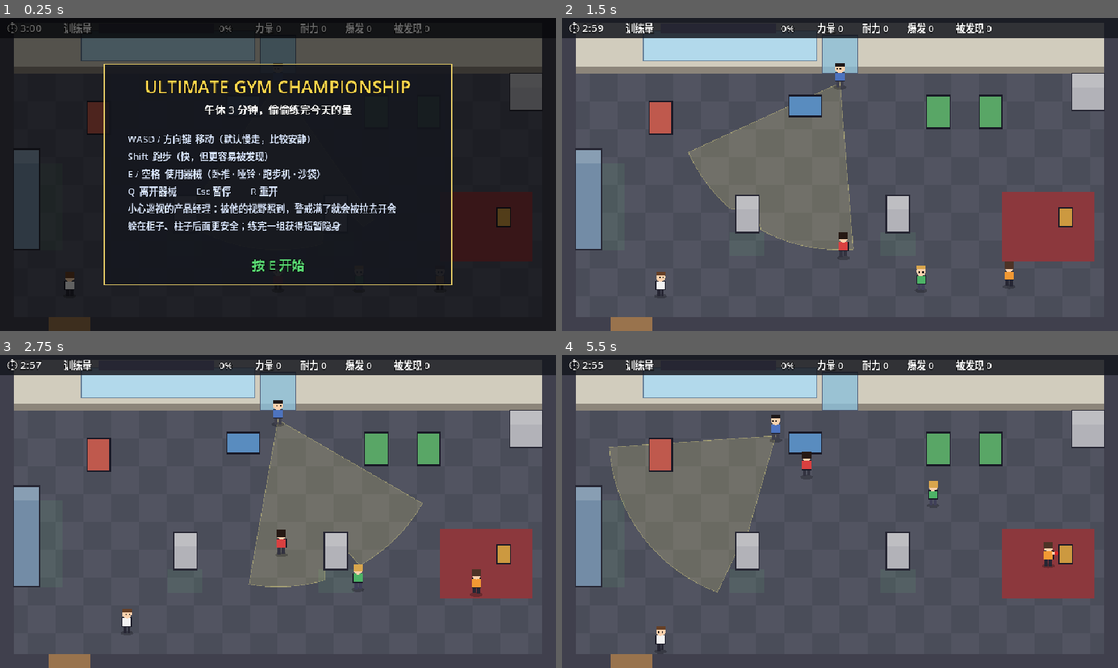
Above: before the commit, frames 1-4 (two rows, left to right).
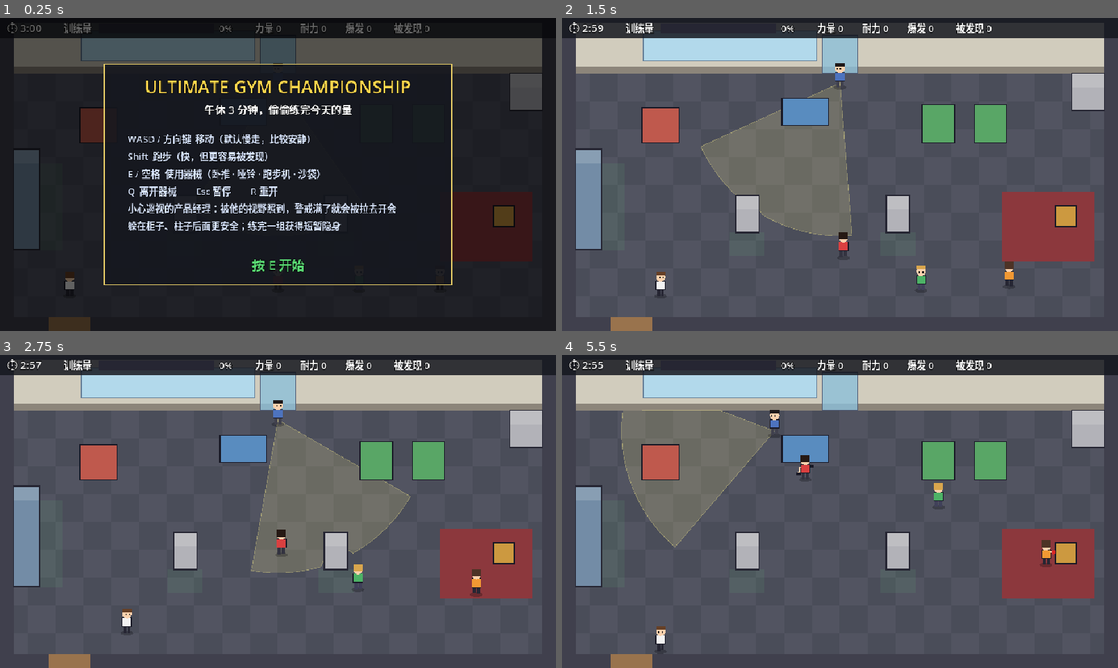
Above: after the commit, the same moments.

Repository: Astro-wen/ultimate-gym-championship
Game: Godot game, scene res://scenes/main.tscn
Same seed, same stepped clock (60 frames per second), same inputs: the game is played once before the commit and once after it.
Inputs (mouse positions are in pixels of both pictures, inside the frame that each line leads up to):
- Up to frame 1 (0.25 s): no input
- Up to frame 2 (1.5 s): tap Enter at 0.5 s; move the mouse to (962, 158) at 0.52 s; hold D (move_right) 0.53-1.25 s; hold E (interact) 0.53-1.25 s; click (962, 158) at 0.67 s; drag from (728, 190) to (612, 205) at 1.27 s
- Up to frame 3 (2.75 s): move the mouse to (333, 442) at 2.02 s; hold D (move_right) from 2.03 s (still down); hold E (interact) from 2.03 s (still down); tap Q (leave) at 2.1 s
- Up to frame 4 (5.5 s): release D (move_right) at 2.75 s; release E (interact) at 2.75 s; drag from (812, 574) to (673, 464) at 2.77 s; move the mouse to (1006, 558) at 3.52 s; hold A (move_left) 3.53-4.25 s; hold E (interact) 3.53-4.25 s; drag from (673, 464) to (895, 580) at 4.27 s; move the mouse to (867, 511) at 5.02 s; hold S (move_down) from 5.03 s (still down); hold E (interact) from 5.03 s (still down); tap Q (leave) at 5.1 s; click (867, 511) at 5.17 s

The runs differ from the first frame. In frame 1, 0.4% of the frame differs, in the area x 14-93%, y 26-67%; in frame 2, 3.7%; in frame 3, 3.8%; in frame 4, 9.8%, in the area x 8-93%, y 17-76%.

Commit message:
feat(D5): real art + synthesized audio + balance
- player uses the AI exercise poses (tall/ set, anchored per StationData)
- LocalArt: LimeZu equipment/character sheets load only if present locally
  (gitignored); clean clones fall back to placeholder drawing
- NPC station poses from their own walk sheet + drawn props
- StationData: base_texture_path, pose_anchor, pose_loop; layout nudged
- Sfx: chiptune effects (rep, miss, set, alarm, push, heartbeat by alert,
  start/win/lose) and a looping BGM, all synthesized in code
- stealth balance: base_rise 0.6, view range 264px, 2.5s grace after respawn

Co-Authored-By: Claude Opus 5.5 <noreply@anthropic.com>

Diff:
--- a/data/stations/bench_press.tres
+++ b/data/stations/bench_press.tres
@@ -1,6 +1,7 @@
-[gd_resource type="Resource" script_class="StationData" format=3]
+[gd_resource type="Resource" script_class="StationData" load_steps=3 format=3]
 
 [ext_resource type="Script" path="res://scripts/stations/station_data.gd" id="1_sd"]
+[ext_resource type="Texture2D" path="res://assets/characters/generated/tall/char_worker_bench_press_2f_ai_v1.png" id="2_pose"]
 
 [resource]
 script = ExtResource("1_sd")
@@ -18,7 +19,14 @@
 noise = 0.5
 exposure = 1.4
 anim_name = &"bench_press"
-anchor_offsets = Array[Vector2]([Vector2(0, -14)])
-exit_offset = Vector2(0, 30)
-footprint = Vector2(40, 40)
+base_texture_path = "res://assets/sheets/interiors/int05_gym_equipment_768.png"
+base_region = Rect2(440, 350, 80, 114)
+pose_texture = ExtResource("2_pose")
+pose_frames = 2
+pose_frame_size = Vector2i(96, 72)
+pose_anchor = Vector2(48, 71)
+pose_loop = false
+anchor_offsets = Array[Vector2]([Vector2(0, -16)])
+exit_offset = Vector2(0, 26)
+footprint = Vector2(64, 44)
 placeholder_color = Color(0.75, 0.35, 0.3, 1)
--- a/data/stations/dumbbell_curl.tres
+++ b/data/stations/dumbbell_curl.tres
@@ -1,6 +1,7 @@
-[gd_resource type="Resource" script_class="StationData" format=3]
+[gd_resource type="Resource" script_class="StationData" load_steps=3 format=3]
 
 [ext_resource type="Script" path="res://scripts/stations/station_data.gd" id="1_sd"]
+[ext_resource type="Texture2D" path="res://assets/characters/generated/tall/char_worker_dumbbell_curl_2f_ai_v1.png" id="2_pose"]
 
 [resource]
 script = ExtResource("1_sd")
@@ -18,7 +19,14 @@
 noise = 0.3
 exposure = 1.2
 anim_name = &"dumbbell_curl"
-anchor_offsets = Array[Vector2]([Vector2(0, 26)])
+base_texture_path = "res://assets/sheets/interiors/int05_gym_equipment_768.png"
+base_region = Rect2(532, 680, 88, 84)
+pose_texture = ExtResource("2_pose")
+pose_frames = 2
+pose_frame_size = Vector2i(48, 96)
+pose_anchor = Vector2(24, 96)
+pose_loop = false
+anchor_offsets = Array[Vector2]([Vector2(0, 30)])
 exit_offset = Vector2(0, 34)
-footprint = Vector2(56, 20)
+footprint = Vector2(80, 30)
 placeholder_color = Color(0.35, 0.55, 0.75, 1)
--- a/data/stations/punching_bag.tres
+++ b/data/stations/punching_bag.tres
@@ -1,6 +1,7 @@
-[gd_resource type="Resource" script_class="StationData" format=3]
+[gd_resource type="Resource" script_class="StationData" load_steps=3 format=3]
 
 [ext_resource type="Script" path="res://scripts/stations/station_data.gd" id="1_sd"]
+[ext_resource type="Texture2D" path="res://assets/characters/generated/tall/char_worker_punching_bag_2f_ai_v1.png" id="2_pose"]
 
 [resource]
 script = ExtResource("1_sd")
@@ -18,7 +19,14 @@
 noise = 0.8
 exposure = 1.3
 anim_name = &"punching_bag"
-anchor_offsets = Array[Vector2]([Vector2(-30, 4)])
-exit_offset = Vector2(-30, 34)
-footprint = Vector2(24, 16)
+base_texture_path = "res://assets/sheets/interiors/int05_gym_equipment_768.png"
+base_region = Rect2(288, 300, 48, 122)
+pose_texture = ExtResource("2_pose")
+pose_frames = 2
+pose_frame_size = Vector2i(64, 96)
+pose_anchor = Vector2(26, 96)
+pose_loop = false
+anchor_offsets = Array[Vector2]([Vector2(-34, 2)])
+exit_offset = Vector2(-40, 30)
+footprint = Vector2(36, 20)
 placeholder_color = Color(0.8, 0.6, 0.25, 1)
--- a/data/stations/treadmill.tres
+++ b/data/stations/treadmill.tres
@@ -1,6 +1,7 @@
-[gd_resource type="Resource" script_class="StationData" format=3]
+[gd_resource type="Resource" script_class="StationData" load_steps=3 format=3]
 
 [ext_resource type="Script" path="res://scripts/stations/station_data.gd" id="1_sd"]
+[ext_resource type="Texture2D" path="res://assets/characters/generated/tall/char_worker_treadmill_4f_ai_v1.png" id="2_pose"]
 
 [resource]
 script = ExtResource("1_sd")
@@ -18,7 +19,14 @@
 noise = 0.2
 exposure = 1.6
 anim_name = &"treadmill"
-anchor_offsets = Array[Vector2]([Vector2(0, -16)])
-exit_offset = Vector2(0, 30)
-footprint = Vector2(40, 40)
+base_texture_path = "res://assets/sheets/interiors/int05_gym_equipment_768.png"
+base_region = Rect2(664, 612, 64, 116)
+pose_texture = ExtResource("2_pose")
+pose_frames = 4
+pose_frame_size = Vector2i(64, 96)
+pose_anchor = Vector2(34, 96)
+pose_loop = true
+anchor_offsets = Array[Vector2]([Vector2(0, -14)])
+exit_offset = Vector2(0, 26)
+footprint = Vector2(56, 50)
 placeholder_color = Color(0.35, 0.65, 0.4, 1)
--- a/scripts/actors/actor_visual.gd
+++ b/scripts/actors/actor_visual.gd
@@ -9,6 +9,8 @@
 ## Sheet origin (in cells) of this character inside a multi-character sheet.
 var walk_origin: Vector2i = Vector2i.ZERO
 var actor: ActorBody
+## Draw the station's AI pose sprites (the player); NPCs use their own sheet.
+var use_pose_art: bool = false
 var _walk_t: float = 0.0
 
 
@@ -36,7 +38,7 @@
 	var b: String = actor.bubble()
 	if b != "":
 		var font: Font = ThemeDB.fallback_font
-		var top: Vector2 = Vector2(0, -58)
+		var top: Vector2 = Vector2(0, -84 if walk_sheet != null else -58)
 		draw_circle(top, 10.0, Color.WHITE)
 		draw_arc(top, 10.0, 0.0, TAU, 20, Color(0.1, 0.1, 0.15), 1.5)
 		var col: Color = Color(0.9, 0.15, 0.1) if b != "?" else Color(0.9, 0.6, 0.1)
@@ -67,6 +69,36 @@
 	draw_texture_rect_region(walk_sheet, Rect2(Vector2(-cell.x * 0.5, -cell.y + 4.0), cell), src)
 
 
+func _sheet_frame(col: int, row: int, offset: Vector2 = Vector2.ZERO) -> void:
+	var cell := Vector2(walk_cell)
+	var src := Rect2(Vector2((walk_origin.x + col) * walk_cell.x, (walk_origin.y + row) * walk_cell.y), cell)
+	draw_texture_rect_region(walk_sheet, Rect2(Vector2(-cell.x * 0.5, -cell.y + 4.0) + offset, cell), src)
+
+
+## NPC poses built from their own walk sheet plus drawn props.
+func _draw_pose_sheet(d: StationData, t: float) -> void:
+	var iron := Color(0.22, 0.22, 0.28)
+	match d.minigame:
+		&"hold_release":
+			_sheet_frame(1, 0)
+			var y: float = lerpf(-62.0, -42.0, t)
+			draw_line(Vector2(-26, y), Vector2(26, y), Color(0.75, 0.75, 0.8), 2.0)
+			draw_rect(Rect2(-31, y - 7, 6, 14), iron)
+			draw_rect(Rect2(25, y - 7, 6, 14), iron)
+		&"alternate":
+			_sheet_frame(1, 0)
+			var y2: float = lerpf(-26.0, -42.0, t)
+			draw_rect(Rect2(-20, y2, 8, 5), iron)
+			draw_rect(Rect2(12, -26.0 - (-26.0 - y2) * 0.3, 8, 5), iron)
+		&"rhythm":
+			_sheet_frame([0, 1, 2, 1][int(t * 4.0) % 4], 3, Vector2(0, -absf(sin(t * TAU)) * 2.0))
+		&"timing":
+			_sheet_frame(1, 2)
+			draw_circle(Vector2(lerpf(6.0, 18.0, t), -36), 4.0, Color(0.85, 0.15, 0.15))
+		_:
+			_draw_walk_sheet()
+
+
 func _draw_standing() -> void:
 	var bob: float = 0.0
 	var step: float = 0.0
@@ -94,10 +126,14 @@
 
 func _draw_pose(d: StationData) -> void:
 	var t: float = clampf(actor.pose_amount, 0.0, 1.0)
-	if d.pose_texture != null and d.pose_frames > 0:
-		var frame: int = clampi(int(round(t * float(d.pose_frames - 1))), 0, d.pose_frames - 1)
+	if use_pose_art and d.pose_texture != null and d.pose_frames > 0:
+		var n: int = d.pose_frames
+		var frame: int = (int(t * n) % n) if d.pose_loop else clampi(int(round(t * float(n - 1))), 0, n - 1)
 		var fs := Vector2(d.pose_frame_size)
-		draw_texture_rect_region(d.pose_texture, Rect2(Vector2(-fs.x * 0.5, -fs.y), fs), Rect2(Vector2(frame * fs.x, 0), fs))
+		draw_texture_rect_region(d.pose_texture, Rect2(-d.pose_anchor, fs), Rect2(Vector2(frame * fs.x, 0), fs))
+		return
+	if walk_sheet != null:
+		_draw_pose_sheet(d, t)
 		return
 	var outline := Color(0.1, 0.1, 0.15)
 	match d.minigame:
--- a/scripts/actors/player.gd
+++ b/scripts/actors/player.gd
@@ -20,6 +20,7 @@
 func _ready() -> void:
 	super._ready()
 	add_to_group(&"player")
+	visual.use_pose_art = true
 	collision_layer = Layers.PLAYER
 	collision_mask = Layers.WORLD | Layers.NPC
 
--- /dev/null
+++ b/scripts/core/local_art.gd
@@ -0,0 +1,33 @@
+class_name LocalArt
+## Licensed LimeZu art lives only on the dev machine (gitignored). Everything
+## that uses it must fall back to placeholders when the file is missing, so a
+## clean clone still runs.
+
+const GYM_SHEET: String = "res://assets/sheets/interiors/int05_gym_equipment_768.png"
+const WALK_SHEETS: Array[String] = [
+	"res://assets/sheets/characters/npc_walk_set1_48.png",
+	"res://assets/sheets/characters/npc_walk_set2_48.png",
+	"res://assets/sheets/characters/npc_walk_set3_48.png",
+	"res://assets/sheets/characters/npc_walk_set4_48.png",
+]
+## RPG Maker MV layout: 4 characters per row group, 3 frames x 4 directions.
+const CHAR_CELL := Vector2i(48, 96)
+
+
+static func tex(path: String) -> Texture2D:
+	if path == "" or not ResourceLoader.exists(path):
+		return null
+	return load(path) as Texture2D
+
+
+## Character `index` (0..7) of walk sheet `set_i` (0..3), or null.
+static func apply_skin(v: ActorVisual, set_i: int, index: int) -> bool:
+	if set_i < 0 or set_i >= WALK_SHEETS.size():
+		return false
+	var t: Texture2D = tex(WALK_SHEETS[set_i])
+	if t == null:
+		return false
+	v.walk_sheet = t
+	v.walk_cell = CHAR_CELL
+	v.walk_origin = Vector2i((index % 4) * 3, (index / 4) * 4)
+	return true
--- a/scripts/core/main.gd
+++ b/scripts/core/main.gd
@@ -1,11 +1,20 @@
 extends Node2D
 ## Root of the demo. Builds the level, actors and HUD; owns start/pause/restart.
 
-@export var level_script: Script = preload("res://scripts/level/gym_level.gd")
+## Placeholder colors (used when the licensed character sheets are absent)
+## and walk-sheet skins [set, index] (used when present).
+const GOER_LOOKS: Array[Dictionary] = [
+	{"body": Color(0.85, 0.25, 0.25), "legs": Color(0.2, 0.2, 0.25), "hair": Color(0.15, 0.1, 0.08), "skin": [0, 0]},
+	{"body": Color(0.3, 0.7, 0.4), "legs": Color(0.25, 0.25, 0.35), "hair": Color(0.85, 0.65, 0.3), "skin": [0, 2]},
+	{"body": Color(0.95, 0.6, 0.2), "legs": Color(0.15, 0.15, 0.2), "hair": Color(0.3, 0.2, 0.15), "skin": [3, 0]},
+]
+const PLAYER_SKIN: Array[int] = [0, 6]
+const PM_SKIN: Array[int] = [1, 0]
 
 var level: GymLevel
 var player: Player
 var hud: Hud
+var director: StealthDirector
 
 
 func _ready() -> void:
@@ -21,20 +30,13 @@
 	player.position = level.player_spawn
 	player.facing = Vector2.UP
 	level.world.add_child(player)
+	LocalArt.apply_skin(player.visual, PLAYER_SKIN[0], PLAYER_SKIN[1])
 	_spawn_npcs()
 	hud = Hud.new()
 	hud.player = player
 	add_child(hud)
+	Sfx.attach(self)
 	DebugShot.apply_cmdline(self)
-
-
-const GOER_LOOKS: Array[Dictionary] = [
-	{"body": Color(0.85, 0.25, 0.25), "legs": Color(0.2, 0.2, 0.25), "hair": Color(0.15, 0.1, 0.08)},
-	{"body": Color(0.3, 0.7, 0.4), "legs": Color(0.25, 0.25, 0.35), "hair": Color(0.85, 0.65, 0.3)},
-	{"body": Color(0.95, 0.6, 0.2), "legs": Color(0.15, 0.15, 0.2), "hair": Color(0.3, 0.2, 0.15)},
-]
-
-var director: StealthDirector
 
 
 func _spawn_npcs() -> void:
@@ -49,6 +51,7 @@
 		g.legs_color = look["legs"]
 		g.hair_color = look["hair"]
 		level.world.add_child(g)
+		LocalArt.apply_skin(g.visual, look["skin"][0], look["skin"][1])
 	var pm := Patroller.new()
 	pm.name = "ProductManager"
 	pm.level = level
@@ -56,6 +59,7 @@
 	pm.position = level.patrol_points[0]
 	pm.target_player = player
 	level.world.add_child(pm)
+	LocalArt.apply_skin(pm.visual, PM_SKIN[0], PM_SKIN[1])
 	director = StealthDirector.new()
 	director.name = "StealthDirector"
 	director.player = player
--- /dev/null
+++ b/scripts/core/sfx.gd
@@ -0,0 +1,172 @@
+class_name Sfx
+extends Node
+## Chiptune sound effects and a looping BGM, synthesized at startup so the
+## demo needs no audio files. Listens to Events; nothing calls it directly.
+
+const RATE: int = 22050
+
+@export var sfx_db: float = -8.0
+@export var bgm_db: float = -20.0
+
+var _sounds: Dictionary = {}   # StringName -> AudioStreamWAV
+var _players: Array[AudioStreamPlayer] = []
+var _bgm: AudioStreamPlayer
+var _heartbeat_t: float = 0.0
+var _alert: float = 0.0
+
+
+static func attach(parent: Node) -> Sfx:
+	var s := Sfx.new()
+	s.name = "Sfx"
+	s.process_mode = Node.PROCESS_MODE_ALWAYS
+	parent.add_child(s)
+	return s
+
+
+func _ready() -> void:
+	_sounds[&"good"] = _tone([[880.0, 0.05], [1320.0, 0.08]], 0.5, &"square")
+	_sounds[&"miss"] = _tone([[160.0, 0.12]], 0.6, &"noise")
+	_sounds[&"set"] = _tone([[523.0, 0.07], [659.0, 0.07], [784.0, 0.07], [1047.0, 0.16]], 0.45, &"square")
+	_sounds[&"alarm"] = _tone([[988.0, 0.12], [740.0, 0.12], [988.0, 0.12], [740.0, 0.2]], 0.5, &"saw")
+	_sounds[&"push"] = _tone([[90.0, 0.18]], 0.7, &"noise")
+	_sounds[&"beat"] = _tone([[70.0, 0.06], [0.0, 0.05], [60.0, 0.08]], 0.7, &"sine")
+	_sounds[&"start"] = _tone([[392.0, 0.08], [523.0, 0.08], [659.0, 0.14]], 0.45, &"square")
+	_sounds[&"win"] = _tone([[523.0, 0.1], [659.0, 0.1], [784.0, 0.1], [1047.0, 0.1], [784.0, 0.1], [1047.0, 0.3]], 0.45, &"square")
+	_sounds[&"lose"] = _tone([[392.0, 0.18], [349.0, 0.18], [311.0, 0.18], [262.0, 0.4]], 0.45, &"triangle")
+	for i: int in 6:
+		var p := AudioStreamPlayer.new()
+		p.volume_db = sfx_db
+		add_child(p)
+		_players.append(p)
+	_bgm = AudioStreamPlayer.new()
+	_bgm.stream = _make_bgm()
+	_bgm.volume_db = bgm_db
+	add_child(_bgm)
+	Events.rep_completed.connect(func(_s: Node, who: Node, good: bool) -> void:
+		if who.is_in_group(&"player"):
+			play(&"good" if good else &"miss"))
+	Events.station_use_finished.connect(func(_s: Node, who: Node) -> void:
+		if who.is_in_group(&"player"):
+			play(&"set"))
+	Events.player_detected.connect(func(_by: Node) -> void: play(&"alarm"))
+	Events.noise_made.connect(func(_at: Vector2, loud: float) -> void:
+		if loud >= 1.0:
+			play(&"push"))
+	Events.alert_changed.connect(func(v: float) -> void: _alert = v)
+	Events.run_started.connect(func() -> void:
+		play(&"start")
+		_bgm.play())
+	Events.run_finished.connect(func(r: Dictionary) -> void:
+		_bgm.stop()
+		play(&"win" if r.get("state") == GameState.State.WON else &"lose"))
+
+
+func play(id: StringName) -> void:
+	var s: AudioStreamWAV = _sounds.get(id)
+	if s == null:
+		return
+	for p: AudioStreamPlayer in _players:
+		if not p.playing:
+			p.stream = s
+			p.play()
+			return
+	_players[0].stream = s
+	_players[0].play()
+
+
+func _process(delta: float) -> void:
+	# heartbeat speeds up as the alert rises
+	if not GameState.is_running() or _alert < 0.35:
+		_heartbeat_t = 0.0
+		return
+	_heartbeat_t -= delta
+	if _heartbeat_t <= 0.0:
+		play(&"beat")
+		_heartbeat_t = lerpf(0.9, 0.35, clampf((_alert - 0.35) / 0.65, 0.0, 1.0))
+
+
+# --- synthesis -------------------------------------------------------------
+
+static func _osc(kind: StringName, phase: float, rng: RandomNumberGenerator) -> float:
+	match kind:
+		&"square":
+			return 1.0 if fmod(phase, 1.0) < 0.5 else -1.0
+		&"saw":
+			return fmod(phase, 1.0) * 2.0 - 1.0
+		&"triangle":
+			return absf(fmod(phase, 1.0) * 4.0 - 2.0) - 1.0
+		&"noise":
+			return rng.randf_range(-1.0, 1.0)
+		_:
+			return sin(phase * TAU)
+
+
+## notes: [[freq, seconds], ...]; freq 0 = rest. Short attack/decay per note.
+static func _tone(notes: Array, vol: float, kind: StringName) -> AudioStreamWAV:
+	var data := PackedByteArray()
+	var rng := RandomNumberGenerator.new()
+	rng.seed = 7
+	for n: Array in notes:
+		var f: float = n[0]
+		var count: int = int(float(n[1]) * RATE)
+		var phase: float = 0.0
+		for i: int in count:
+			var env: float = minf(1.0, float(i) / 80.0) * (1.0 - float(i) / float(count))
+			var v: float = 0.0
+			if f > 0.0:
+				phase += f / RATE
+				v = _osc(kind, phase, rng)
+				if kind == &"noise":
+					# crude low-pass for thuds: lower freq = darker
+					v *= clampf(f / 400.0, 0.2, 1.0)
+			var s: int = clampi(int(v * env * vol * 32767.0), -32768, 32767)
+			data.append(s & 0xFF)
+			data.append((s >> 8) & 0xFF)
+	return _wav(data)
+
+
+static func _wav(data: PackedByteArray) -> AudioStreamWAV:
+	var w := AudioStreamWAV.new()
+	w.format = AudioStreamWAV.FORMAT_16_BITS
+	w.mix_rate = RATE
+	w.stereo = false
+	w.data = data
+	return w
+
+
+## 8-bar loop: bass + lead, light and sneaky (A minor, 128 bpm).
+static func _make_bgm() -> AudioStreamWAV:
+	var bpm: float = 128.0
+	var step: float = 60.0 / bpm / 2.0   # eighth notes
+	var bass: Array[float] = [110.0, 0.0, 110.0, 0.0, 131.0, 0.0, 98.0, 0.0]
+	var lead: Array[float] = [
+		440.0, 0.0, 523.0, 0.0, 494.0, 440.0, 0.0, 392.0,
+		440.0, 0.0, 0.0, 330.0, 392.0, 0.0, 440.0, 0.0,
+		523.0, 0.0, 587.0, 523.0, 494.0, 0.0, 440.0, 0.0,
+		392.0, 0.0, 330.0, 0.0, 294.0, 330.0, 0.0, 0.0,
+	]
+	var steps: int = 64
+	var per: int = int(step * RATE)
+	var data := PackedByteArray()
+	var pb: float = 0.0
+	var pl: float = 0.0
+	for s: int in steps:
+		var fb: float = bass[s % bass.size()] * (0.75 if (s / 16) % 2 == 1 else 1.0)
+		var fl: float = lead[s % lead.size()]
+		for i: int in per:
+			var env: float = 1.0 - float(i) / float(per) * 0.7
+			var v: float = 0.0
+			if fb > 0.0:
+				pb += fb / RATE
+				v += (absf(fmod(pb, 1.0) * 4.0 - 2.0) - 1.0) * 0.5
+			if fl > 0.0:
+				pl += fl / RATE
+				v += (1.0 if fmod(pl, 1.0) < 0.25 else -1.0) * 0.18 * env
+			var smp: int = clampi(int(v * 0.6 * 32767.0), -32768, 32767)
+			data.append(smp & 0xFF)
+			data.append((smp >> 8) & 0xFF)
+	var w: AudioStreamWAV = _wav(data)
+	w.loop_mode = AudioStreamWAV.LOOP_FORWARD
+	w.loop_begin = 0
+	w.loop_end = steps * per
+	return w
--- a/scripts/level/gym_level.gd
+++ b/scripts/level/gym_level.gd
@@ -16,10 +16,10 @@
 	"res://data/stations/punching_bag.tres",
 ]
 @export var station_positions: Array[Vector2] = [
-	Vector2(170, 200),
-	Vector2(420, 170),
-	Vector2(650, 190),
-	Vector2(740, 190),
+	Vector2(170, 215),
+	Vector2(420, 185),
+	Vector2(650, 215),
+	Vector2(740, 215),
 	Vector2(870, 360),
 ]
 ## Solid furniture that also blocks sight: Rect2 in room pixels.
--- a/scripts/stations/minigames/hold_release_game.gd
+++ b/scripts/stations/minigames/hold_release_game.gd
@@ -5,7 +5,6 @@
 var charge: float = 0.0
 var holding: bool = false
 var _lockout: float = 0.0
-var _lift: float = 0.0
 
 
 func handle_input(action: StringName, pressed: bool) -> void:
@@ -19,14 +18,12 @@
 		var z: Vector2 = zone()
 		var good: bool = charge >= z.x and charge <= z.y
 		_count(good)
-		_lift = 1.0 if good else 0.4
 		charge = 0.0
 		_lockout = p("lockout", 0.25)
 
 
 func tick(delta: float) -> void:
 	_lockout = maxf(_lockout - delta, 0.0)
-	_lift = maxf(_lift - delta * 2.0, 0.0)
 	if holding:
 		charge += delta * p("charge_rate", 0.9)
 		if charge > 1.0:
@@ -49,4 +46,5 @@
 
 
 func pose() -> float:
-	return clampf(maxf(_lift, 1.0 - charge), 0.0, 1.0)
+	# 0 = bar locked out (frame 0), 1 = bar on the chest while charging
+	return clampf(charge, 0.0, 1.0) if holding else 0.0
--- a/scripts/stations/station.gd
+++ b/scripts/stations/station.gd
@@ -21,6 +21,7 @@
 var _queue: Array[Node] = []
 var _clock: float = 0.0
 var _body: StaticBody2D
+var _tex: Texture2D
 
 
 static func station_of(who: Node) -> Station:
@@ -39,6 +40,8 @@
 
 func _ready() -> void:
 	add_to_group(&"stations")
+	if data != null and data.base_texture == null and data.base_texture_path != "":
+		_tex = LocalArt.tex(data.base_texture_path)
 	y_sort_enabled = false
 	_build_body()
 	queue_redraw()
@@ -220,13 +223,14 @@
 func _draw() -> void:
 	if data == null:
 		return
-	if data.base_texture != null:
-		var tex_size: Vector2 = data.base_region.size if data.base_region.has_area() else data.base_texture.get_size()
+	var tex: Texture2D = data.base_texture if data.base_texture != null else _tex
+	if tex != null:
+		var tex_size: Vector2 = data.base_region.size if data.base_region.has_area() else tex.get_size()
 		var dst := Rect2(Vector2(-tex_size.x * 0.5, -tex_size.y), tex_size)
 		if data.base_region.has_area():
-			draw_texture_rect_region(data.base_texture, dst, data.base_region)
+			draw_texture_rect_region(tex, dst, data.base_region)
 		else:
-			draw_texture_rect(data.base_texture, dst, false)
+			draw_texture_rect(tex, dst, false)
 	else:
 		var fp: Vector2 = data.footprint
 		draw_rect(Rect2(Vector2(-fp.x * 0.5, -fp.y - 16), Vector2(fp.x, fp.y + 16)), data.placeholder_color)
--- a/scripts/stations/station_data.gd
+++ b/scripts/stations/station_data.gd
@@ -22,10 +22,16 @@
 @export var exposure: float = 1.3
 @export var anim_name: StringName = &""
 @export var base_texture: Texture2D
+## Optional path to (possibly gitignored) art; loaded only if present.
+@export var base_texture_path: String = ""
 @export var base_region: Rect2 = Rect2()
 @export var pose_texture: Texture2D
 @export var pose_frames: int = 1
 @export var pose_frame_size: Vector2i = Vector2i(48, 48)
+## Ground point (feet) inside a pose frame; drawn at the user's position.
+@export var pose_anchor: Vector2 = Vector2(24, 48)
+## Cyclic animation (frame = floor(t * frames)) instead of a 0..1 pose blend.
+@export var pose_loop: bool = false
 ## Where users stand/lie, relative to the station origin. One per capacity slot.
 @export var anchor_offsets: Array[Vector2] = [Vector2.ZERO]
 ## Where users are placed when they leave.
--- a/scripts/stealth/patroller.gd
+++ b/scripts/stealth/patroller.gd
@@ -14,8 +14,8 @@
 @export var hearing_range: float = 320.0
 @export var investigate_time: float = 2.0
 ## Awareness tuning (see OPUS_BRIEF 3.7).
-@export var base_rise: float = 0.9
-@export var fall_rate: float = 0.35
+@export var base_rise: float = 0.6
+@export var fall_rate: float = 0.4
 @export var fall_delay: float = 0.6
 @export var speed_factor_still: float = 0.3
 @export var speed_factor_walk: float = 1.0
@@ -24,6 +24,9 @@
 @export var buff_factor: float = 0.6
 ## Grows +5% per detection (capped at +30%).
 @export var difficulty: float = 1.0
+@export var view_range: float = 264.0
+## Seconds during which awareness cannot rise (after a detection).
+var grace: float = 0.0
 
 var mode: Mode = Mode.LOOK
 var level: GymLevel
@@ -129,7 +132,7 @@
 	cone.rotation = _look_angle
 	facing = Vector2.RIGHT.rotated(_look_angle)
 	cone.heat = awareness
-	cone.range_px = 288.0 * difficulty
+	cone.range_px = view_range * difficulty
 	cone.angle_deg = 70.0 * minf(difficulty, 1.15)
 
 
@@ -171,7 +174,8 @@
 	var p: Player = target_player
 	if p == null or not is_instance_valid(p):
 		return
-	var seen: bool = cone.visible_fraction(sample_points(p)) > 0.0
+	grace = maxf(grace - delta, 0.0)
+	var seen: bool = grace <= 0.0 and cone.visible_fraction(sample_points(p)) > 0.0
 	if seen:
 		_unseen_t = 0.0
 		var stealthy: bool = GameState.has_buff(&"stealthy")
--- a/scripts/stealth/stealth_director.gd
+++ b/scripts/stealth/stealth_director.gd
@@ -7,6 +7,7 @@
 @export var time_penalty: float = 15.0
 @export var difficulty_step: float = 0.05
 @export var difficulty_cap: float = 1.3
+@export var respawn_grace: float = 2.5
 
 var player: Player
 var level: GymLevel
@@ -44,6 +45,7 @@
 	for n: Node in get_tree().get_nodes_in_group(&"patrollers"):
 		var pt: Patroller = n as Patroller
 		pt.awareness = 0.0
+		pt.grace = respawn_grace
 	by.difficulty = minf(by.difficulty + difficulty_step, difficulty_cap)
 	if GameState.detections >= max_detections:
 		GameState.finish(GameState.State.CAUGHT)
Not shown, added: scripts/core/local_art.gd.uid
Not shown, added: scripts/core/sfx.gd.uid
